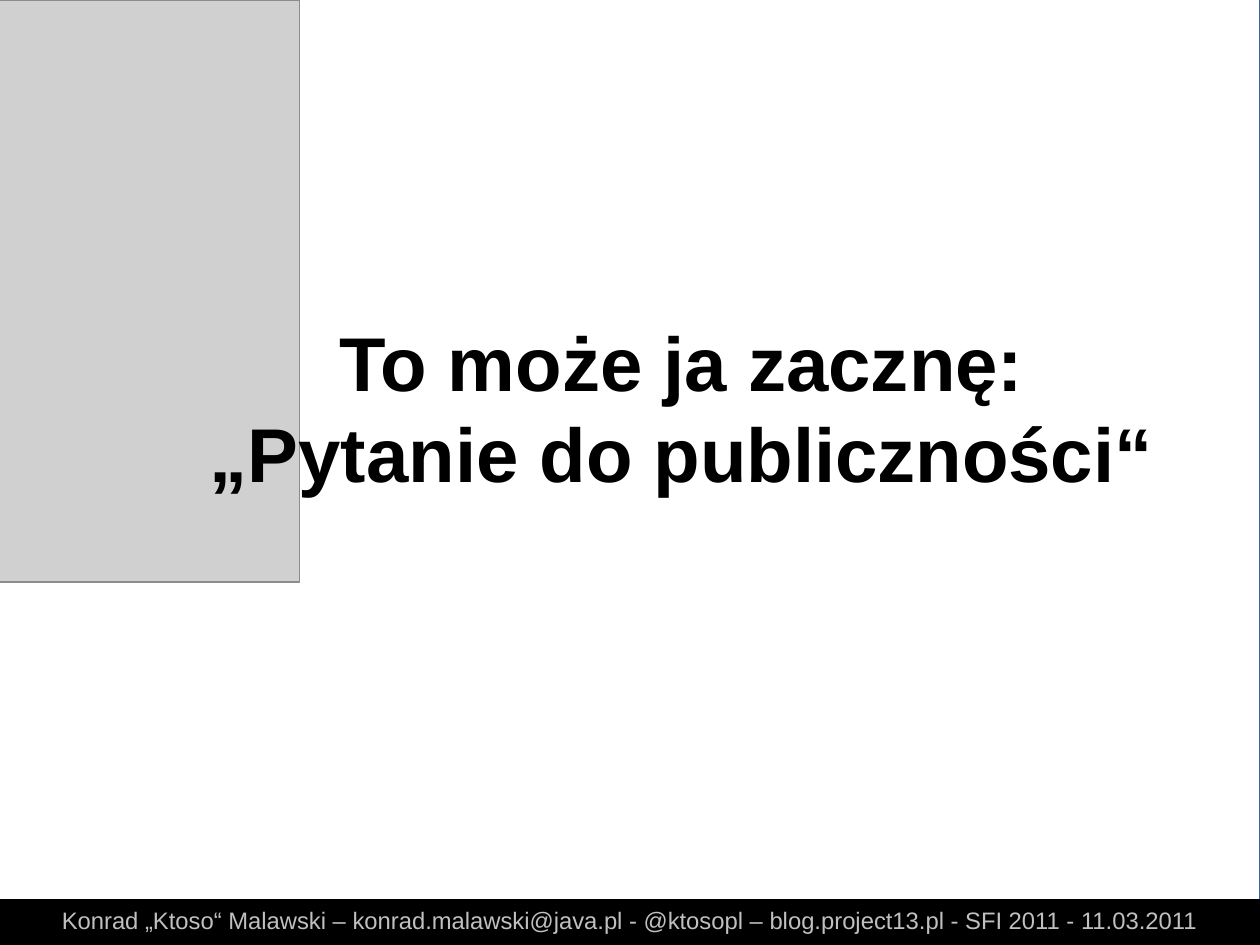
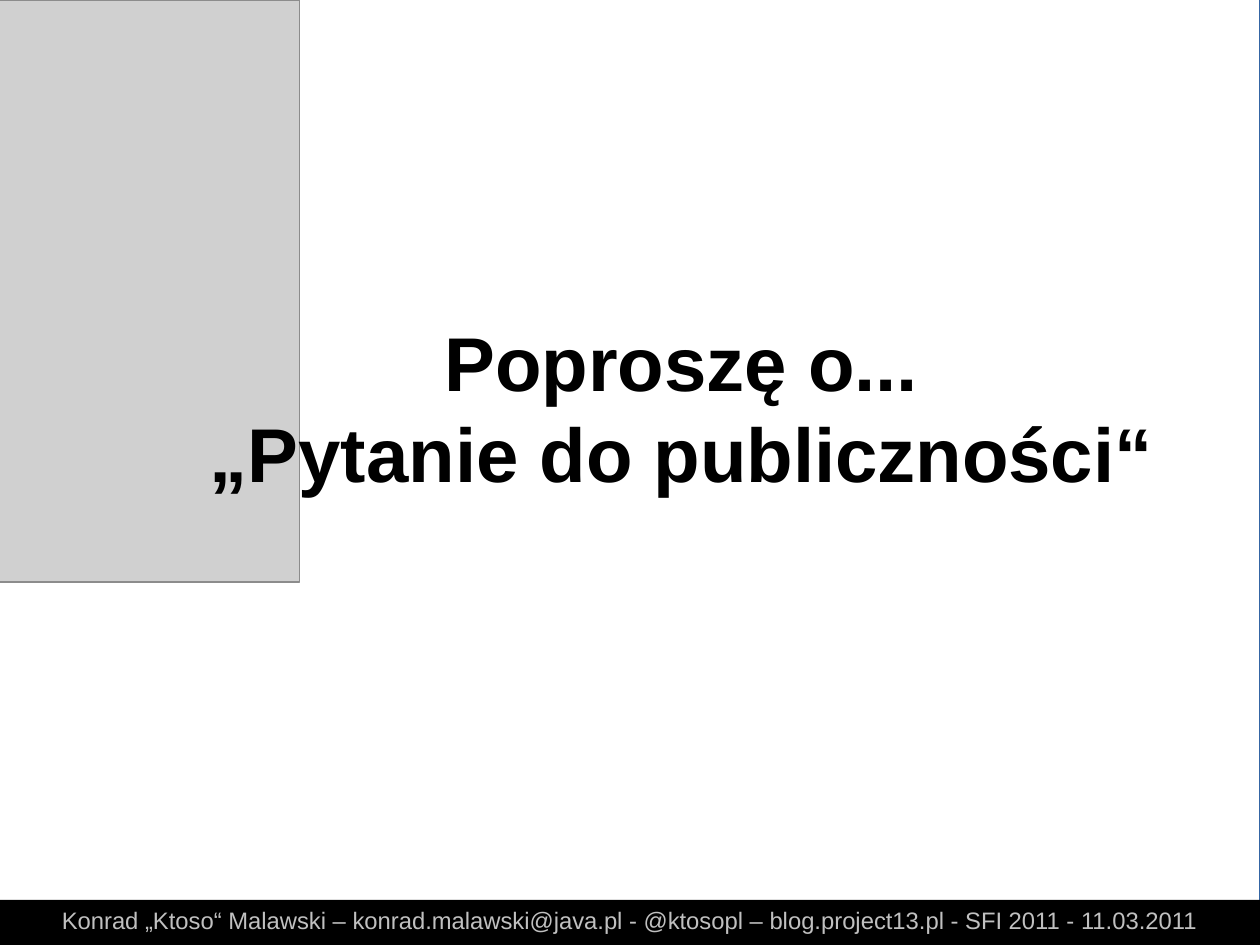
Before and after one commit to ktoso/git-presentation, a slide deck: slide 6 of slides.odp. Drawn at 1260x945 pixels with LibreOffice and Linux fonts; fonts in the diff are those of the drawing; grey boxes stand for pictures. Boxes give left, top, right and bottom in pixels: in the first picture for what was removed or moved away, otherwise in the second. Text is boxed around its words. In the diff, an @@ line names an element or a change of style, - is before the commit and + after.

```diff
--- a/slides.odp
+++ b/slides.odp
@@ text at [445, 338, 918, 406]: text changed @@
-To może ja zacznę:
+Poproszę o...
```
Also in this commit, not shown: 36 other slides changed, 11 slides added, 28 other files.
